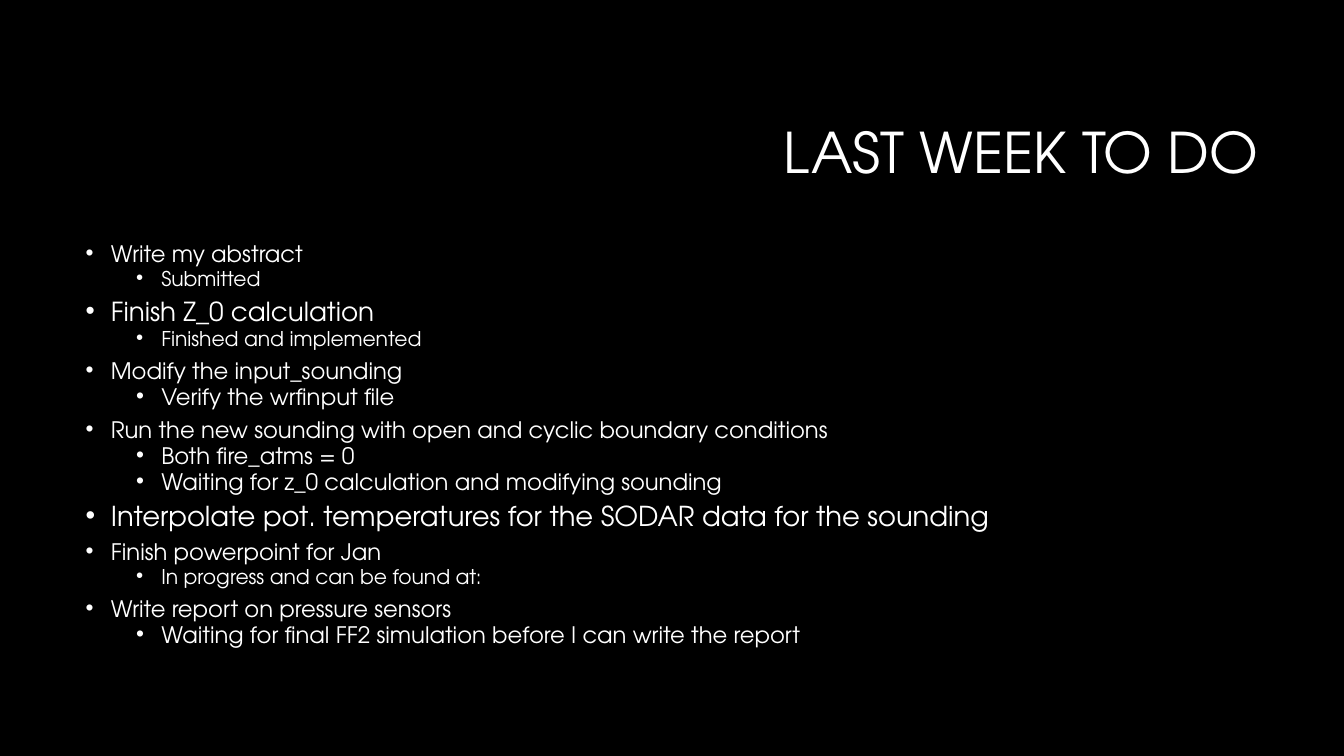
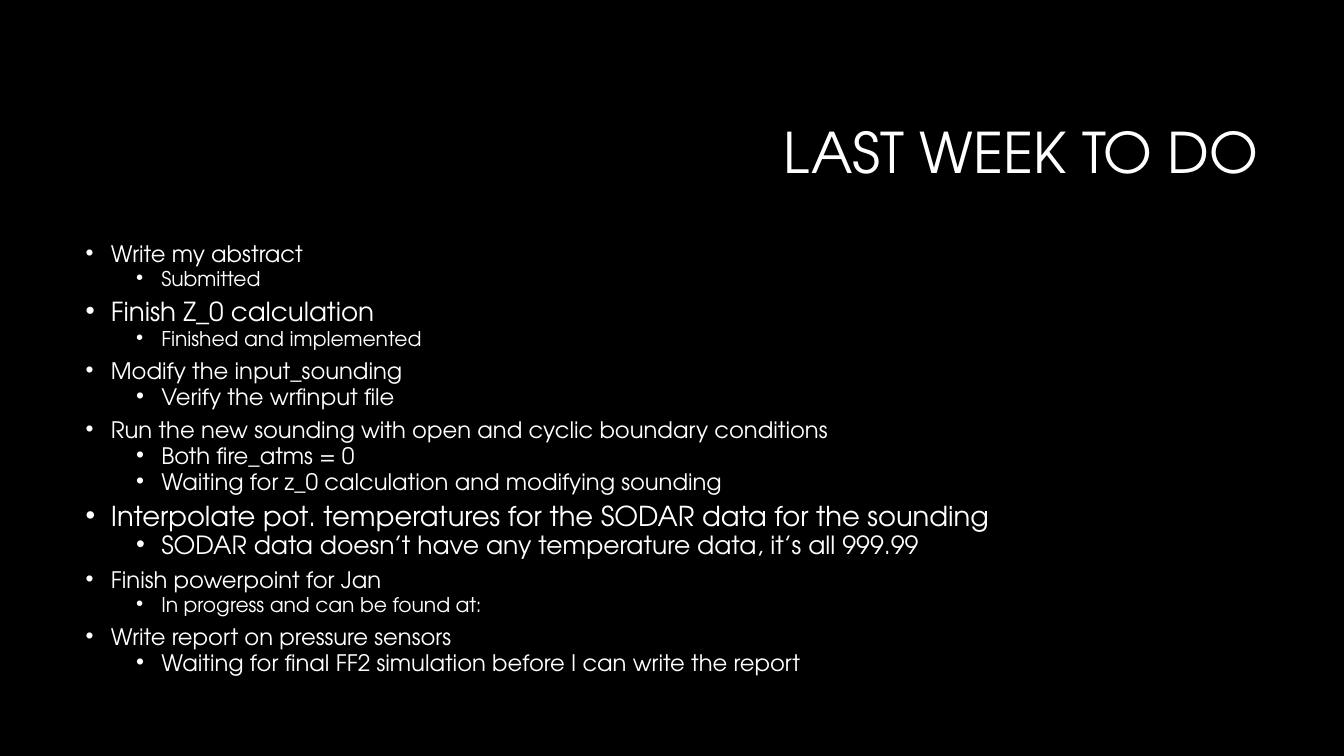
Before and after one commit to Jeremy-Benik/Meeting_Notes, a slide deck: slide 2 of 08262022_Presentation.pptx. Drawn at 1344x756 pixels with LibreOffice and Linux fonts; fonts in the diff are those of the drawing; background and template pictures are left out. Boxes give left, top, right and bottom in pixels: in the first picture for what was removed or moved away, otherwise in the second. Text is boxed around its words. In the diff, an @@ line names an element or a change of style, - is before the commit and + after.

Commit message:
Updating

```diff
--- a/08262022_Presentation.pptx
+++ b/08262022_Presentation.pptx
@@ text at [161, 528, 918, 559]: paragraph added @@
+  • SODAR data doesn’t have any temperature data, it’s all 999.99
```
